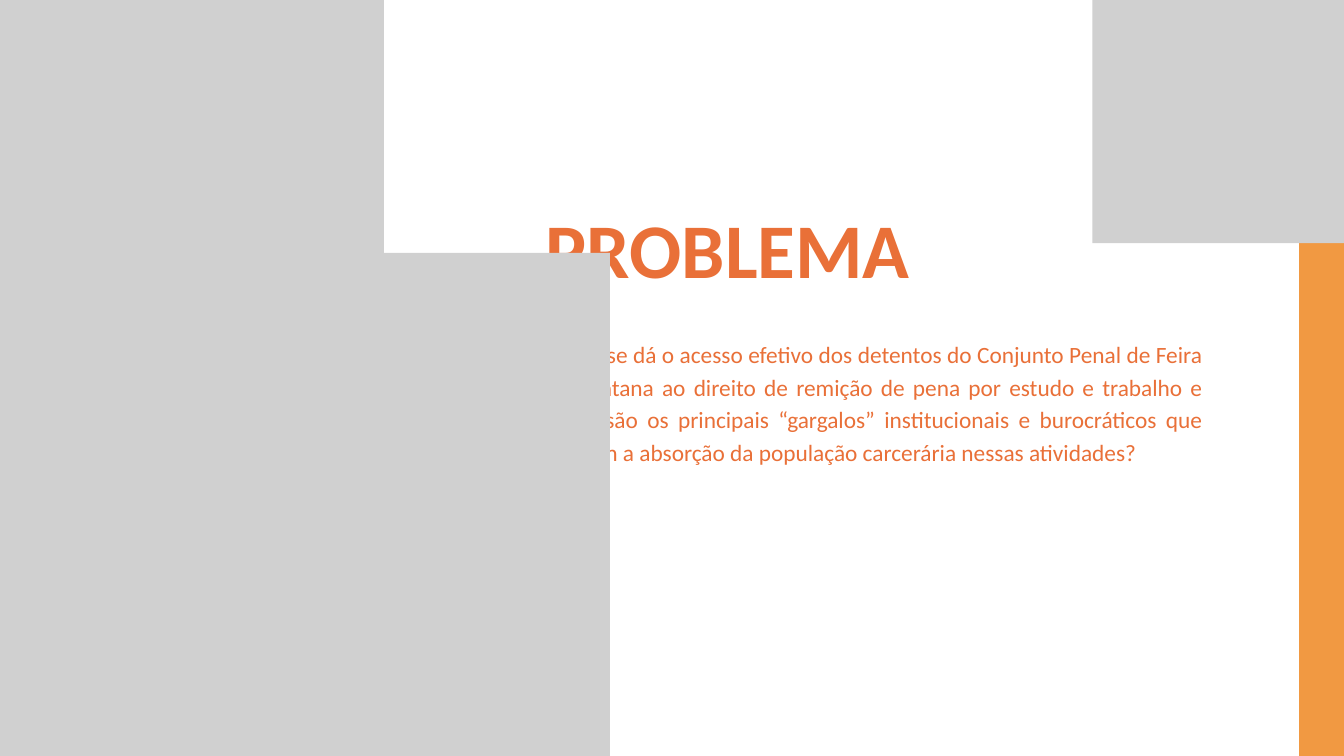
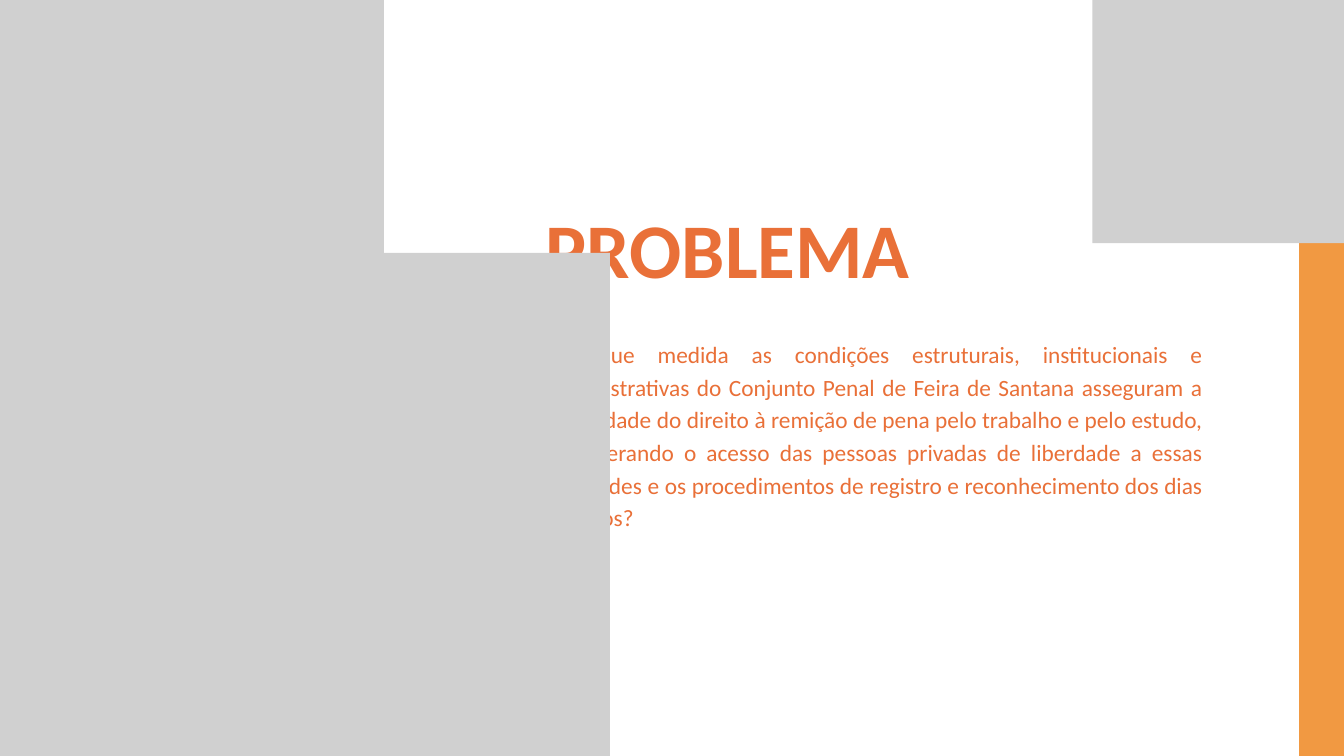
Before and after one commit to projetoia30/Keyla, a slide deck: slide 4 of Apresentacao_TCC_Nilton.pptx. Drawn at 1344x756 pixels with LibreOffice and Linux fonts; fonts in the diff are those of the drawing; grey boxes stand for pictures. Boxes give left, top, right and bottom in pixels: in the first picture for what was removed or moved away, otherwise in the second. Text is boxed around its words. In the diff, an @@ line names an element or a change of style, - is before the commit and + after.

```diff
--- a/Apresentacao_TCC_Nilton.pptx
+++ b/Apresentacao_TCC_Nilton.pptx
@@ text at (x1=546, y1=343, x2=1202, y2=533): text changed @@
-Como se dá o acesso efetivo dos detentos do Conjunto Penal de Feira de Santana ao direito de remição de pena por estudo e trabalho e quais são os principais “gargalos” institucionais e burocráticos que limitam a absorção da população carcerária nessas atividades?
+Em que medida as condições estruturais, institucionais e administrativas do Conjunto Penal de Feira de Santana asseguram a efetividade do direito à remição de pena pelo trabalho e pelo estudo, considerando o acesso das pessoas privadas de liberdade a essas atividades e os procedimentos de registro e reconhecimento dos dias remidos?
```
Also in this commit, not shown: 4 other slides changed, 1 slide added, 1 other file.
